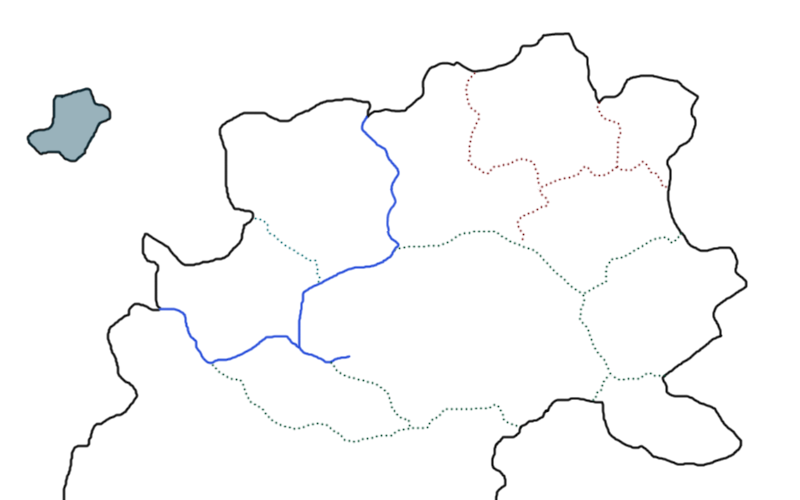
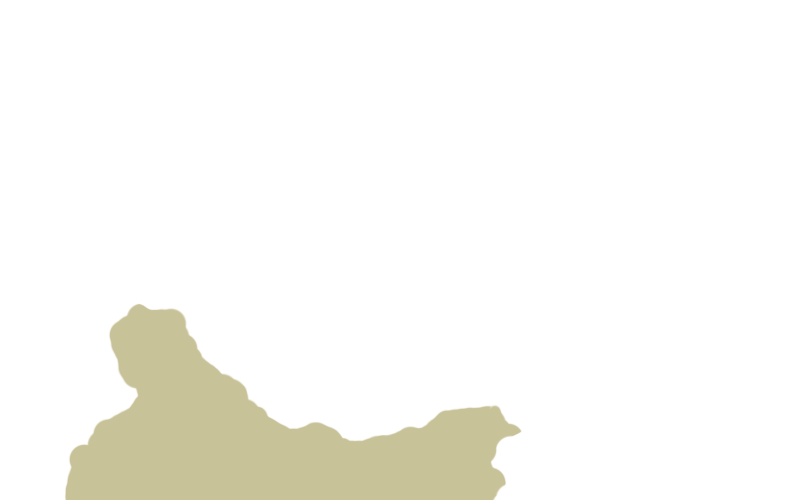
Layered file, before and after one edit (800 x 500). Changes by layer:
hid "Islanden" over 26, 86, 112, 163
showed "tribes" over 64, 298, 523, 500
hid "banter wall" over 253, 216, 614, 380
hid "Background" over 26, 31, 749, 500
